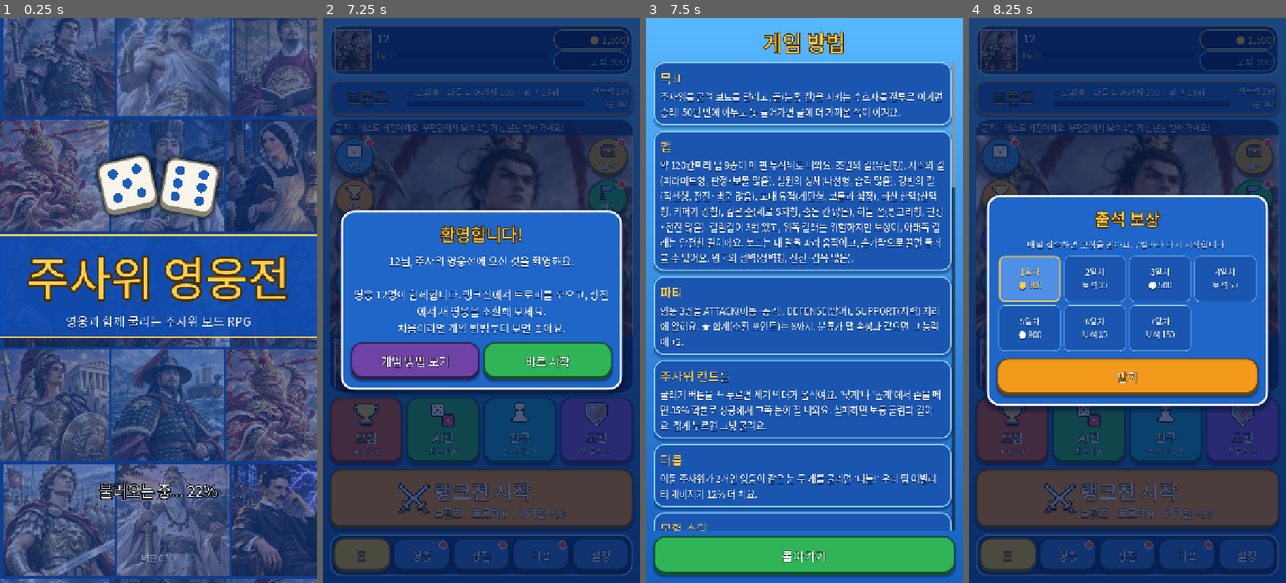
Above: before the commit, frames 1-4 (left to right).
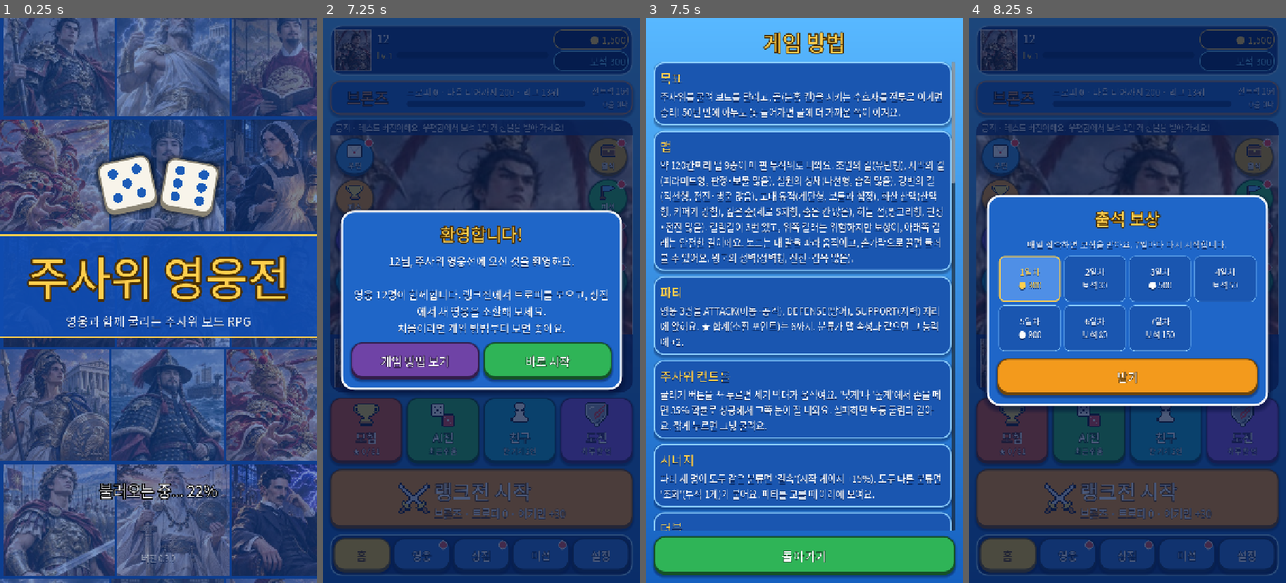
Above: after the commit, the same moments.

Repository: donto333/dice-heroes
Game: Godot game, scene res://scenes/main.tscn
Same seed, same stepped clock (60 frames per second), same inputs: the game is played once before the commit and once after it.
Inputs (mouse positions are in pixels of both pictures, inside the frame that each line leads up to):
- Up to frame 1 (0.25 s): no input
- Up to frame 2 (7.25 s): move the mouse to (551, 272) at 0.52 s; click (551, 272) at 0.67 s; drag from (418, 328) to (465, 413) at 1.27 s; move the mouse to (513, 176) at 2.02 s; click (513, 176) at 2.17 s; click (481, 385) at 2.77 s; type "12" at 2.85 s; click "게스트로 시작하기" at 3.5 s; click "게스트로 시작하기" at 4.25 s; click "영웅" at 5 s; click (367, 430) at 5.75 s; click (367, 430) at 6.5 s
- Up to frame 3 (7.5 s): click "게임 방법 보기" at 7.25 s
- Up to frame 4 (8.25 s): click "돌아가기" at 8 s

Frames 1-2 are identical in both runs. In frame 3, 1.9% of the frame differs, in the area x 4-98%, y 29-91%; in frame 4, nothing differs.

Commit message:
파티 시너지: 결속(같은 분류 3명, 게이지 +15%)과 조화(모두 다른 분류, 부적)
- data/rules.json synergy, Game.synergy_of, 판 시작 때 양쪽 모두 적용
- 파티 고르기 화면에 시너지 미리 보기, 도움말·새 소식

Co-Authored-By: Claude Fable 5.2 <noreply@anthropic.com>
Claude-Session: https://claude.ai/code/session_01JPWR7cTXQrxTawoDohtR95

Diff:
--- a/data/rules.json
+++ b/data/rules.json
@@ -1,5 +1,5 @@
 {
-  "_comment": "규칙 수치. move_dice_weights는 이동 주사위의 눈 1~6이 나올 비 …(826 unchanged characters)… 가며 그 관문지기 주사위가 gate_weaken개 줄어든다(최소 1개).",
+  "_comment": "규칙 수치. move_dice_weights는 이동 주사위의 눈 1~6이 나올 비 …(826 unchanged characters)… 가며 그 관문지기 주사위가 gate_weaken개 줄어든다(최소 1개). 시너지(synergy): 파티 세 명이 모두 같은 분류면 '결속'(same.gauge: 시작 게이지 %), 모두 다른 분류면 '조화'(different.charm: 부적 1개). 양쪽 모두에게 적용된다.",
   "move_dice_weights": {
     "1": [
       1,
@@ -89,5 +89,17 @@
     ]
   },
   "double_gauge": 12,
-  "gate_weaken": 1
+  "gate_weaken": 1,
+  "synergy": {
+    "same": {
+      "name": "결속",
+      "text": "시작 게이지 +15%",
+      "gauge": 15
+    },
+    "different": {
+      "name": "조화",
+      "text": "부적 1개를 들고 시작",
+      "charm": true
+    }
+  }
 }
--- a/scripts/rules/game.gd
+++ b/scripts/rules/game.gd
@@ -164,6 +164,18 @@
 	# 먼저 하는 쪽이 유리하므로 나중에 하는 쪽은 게이지를 채워 두고 시작한다.
 	if players.size() > 1 and second_player_gauge > 0:
 		_add_gauge(1, second_player_gauge)
+	# 시너지: 파티 구성 보너스(양쪽 모두)
+	for index in players.size():
+		var categories: Array = []
+		for slot in SLOTS:
+			categories.append(str(char_of(index, slot).get("category", "")))
+		var bonus: Dictionary = synergy_of(rules.get("synergy", {}), categories)
+		if int(bonus.get("gauge", 0)) > 0:
+			_add_gauge(index, int(bonus["gauge"]))
+		if bool(bonus.get("charm", false)):
+			players[index]["charm"] = true
+		if not bonus.is_empty():
+			say("%s: 시너지 [%s] %s" % [players[index]["name"], bonus.get("name", ""), bonus.get("text", "")])
 	# 유물: 시작 보너스
 	for index in players.size():
 		var relic: Dictionary = players[index]["relic"]
@@ -449,6 +461,17 @@
 ## 길이 다 정해지면 도착한 칸의 효과와 전투까지 처리한다.
 ## aim: 주사위 컨트롤로 노리는 쪽. ""(그냥 굴림), "low"(낮게), "high"(높게).
 ## 노리면 dice_control.chance% 확률로 성공해 그쪽 눈이 잘 나온다. 실패하면 보통 굴림과 같다.
+## 세 영웅의 분류로 시너지를 정한다. table은 data/rules.json의 synergy. 없으면 {}.
+static func synergy_of(table: Dictionary, categories: Array) -> Dictionary:
+	if categories.size() != 3 or categories.has(""):
+		return {}
+	if categories[0] == categories[1] and categories[1] == categories[2]:
+		return table.get("same", {})
+	if categories[0] != categories[1] and categories[1] != categories[2] and categories[0] != categories[2]:
+		return table.get("different", {})
+	return {}
+
+
 ## 더블인가: 주사위가 2개 이상이고 눈이 모두 같다.
 static func is_double(rolls: Array) -> bool:
 	if rolls.size() < 2:
--- a/scripts/screens/help_screen.gd
+++ b/scripts/screens/help_screen.gd
@@ -9,6 +9,7 @@
 	["맵", "약 120칸짜리 맵 9종이 매 판 무작위로 나와요. 초원의 길(유턴형), 사막의 길(피라미드형, 판정·보물 많음), 설원의 성채(나선형, 습격 많음), 강변의 길(직선형, 전진·행운 많음), 고대 유 …(192 unchanged characters)…
 	["파티", "영웅 3명을 ATTACK(이동·공격), DEFENSE(방어), SUPPORT(지력) 자리에 앉혀요. ★ 합계(소환 포인트)는 6까지. 분류가 맵 속성과 같으면 그 능력에 +2."],
 	["주사위 컨트롤", "굴리기 버튼을 꾹 누르면 세기 막대가 움직여요. '낮게'나 '높게'에서 손을 떼면 35% 확률로 성공해서 그쪽 눈이 잘 나와요. 실패하면 보통 굴림과 같아요. 짧게 누르면 그냥 굴려요."],
+	["시너지", "파티 세 명이 모두 같은 분류면 '결속'(시작 게이지 +15%), 모두 다른 분류면 '조화'(부적 1개)가 붙어요. 파티를 고를 때 아래에 보여요."],
 	["더블", "이동 주사위가 2개인 영웅이 같은 눈 두 개를 굴리면 '더블!' 우리 팀 어빌리티 게이지가 12% 더 차요."],
 	["모험 소탕", "별 3개로 깬 모험 스테이지는 '소탕'으로 대전 없이 승리 보상을 받을 수 있어요. 하루 5번까지예요."],
 	["따라잡기", "상대보다 10칸 이상 뒤처지면 이동 주사위에서 큰 눈(5·6)이 더 잘 나와요. 차이가 10칸 안으로 줄면 원래대로 돌아가요."],
--- a/scripts/screens/lobby_screen.gd
+++ b/scripts/screens/lobby_screen.gd
@@ -508,6 +508,7 @@
 
 ## 새 버전을 처음 켰으면 새 소식을 보여 주고, 그다음 출석 창으로 넘어간다.
 const NEWS := [
+	"파티 시너지: 세 명이 같은 분류면 '결속', 모두 다르면 '조화'. 상점은 탭 4개로 정리했고 보석 마일리지가 생겼어요.",
 	"새 맵 '왕국의 성벽'(성벽형)이 생겼어요. 성벽의 톱니처럼 오르내리는 길이에요.",
 	"원정 보상: 접속하지 않은 동안에도 골드가 쌓여요(최대 8시간). 홀짝 게임, 주간 리그 보상과 훈장, 관문 업적도 생겼어요.",
 	"랭크전은 트로피 500부터 상대가 조금씩 강해져요. 전투 창에는 적 그림이 나와요.",
--- a/scripts/ui/party_select.gd
+++ b/scripts/ui/party_select.gd
@@ -3,6 +3,10 @@
 ## 소환 포인트(★ 수) 합계가 6을 넘으면 정할 수 없다.
 ## 파티 편성(영웅 화면)과 대전 직전 모두에서 쓴다. 보여 줄 캐릭터 목록과 글자는 setup()의 options로 바꾼다.
 const KitStyle := preload("res://scripts/ui/kit.gd")
+const GameRules := preload("res://scripts/rules/game.gd")
+const GameDataLoader := preload("res://scripts/game_data.gd")
+## data/rules.json의 synergy 표(파티를 고를 때 미리 보여 준다)
+var _synergy_table: Dictionary = GameDataLoader.load_json("res://data/rules.json").get("synergy", {})
 
 signal confirmed(party: Dictionary)
 signal cancelled
@@ -488,4 +492,11 @@
 	_points_label.add_theme_color_override("font_color", Color("ff6b6b") if total > POINT_LIMIT else Color.WHITE)
 	if total > POINT_LIMIT:
 		_points_label.text += "  (★가 너무 많아요)"
+	else:
+		# 시너지: 세 명이 같은 분류면 결속, 모두 다르면 조화
+		var categories: Array = []
+		for slot in SLOTS:
+			categories.append(str(_character(party[slot]).get("category", "")))
+		var bonus: Dictionary = GameRules.synergy_of(_synergy_table, categories)
+		_points_label.text += "  ·  시너지: %s" % ("%s (%s)" % [bonus.get("name", ""), bonus.get("text", "")] if not bonus.is_empty() else "없음")
 	_start_button.disabled = not can_start()
--- a/tests/run_tests.gd
+++ b/tests/run_tests.gd
@@ -1306,6 +1306,10 @@
 
 
 func _test_double() -> void:
+	var synergy: Dictionary = _data["rules"]["synergy"]
+	_check(str(Game.synergy_of(synergy, ["영웅", "영웅", "영웅"]).get("name", "")) == "결속", "같은 분류 시너지가 틀림")
+	_check(str(Game.synergy_of(synergy, ["영웅", "위인", "신화"]).get("name", "")) == "조화", "다른 분류 시너지가 틀림")
+	_check(Game.synergy_of(synergy, ["영웅", "영웅", "신화"]).is_empty() and Game.synergy_of(synergy, ["영웅", "", "신화"]).is_empty(), "시너지가 없어야 하는데 있음")
 	_check(absf(Game.win_chance(1, 1, 0, 0) - 0.5) < 0.001 and absf(Game.win_chance(3, 3, 0, 0) - 0.5) < 0.001, "같은 주사위인데 승률이 반반이 아님")
 	_check(Game.win_chance(5, 1, 0, 0) > 0.95 and Game.win_chance(1, 5, 0, 0) < 0.05, "주사위 수 차이가 승률에 안 드러남")
 	_check(Game.win_chance(2, 2, 2, 0) > Game.win_chance(2, 2, 0, 0) and Game.win_chance(1, 1, 0, 6) == 0.0, "보너스가 승률에 안 드러남")
